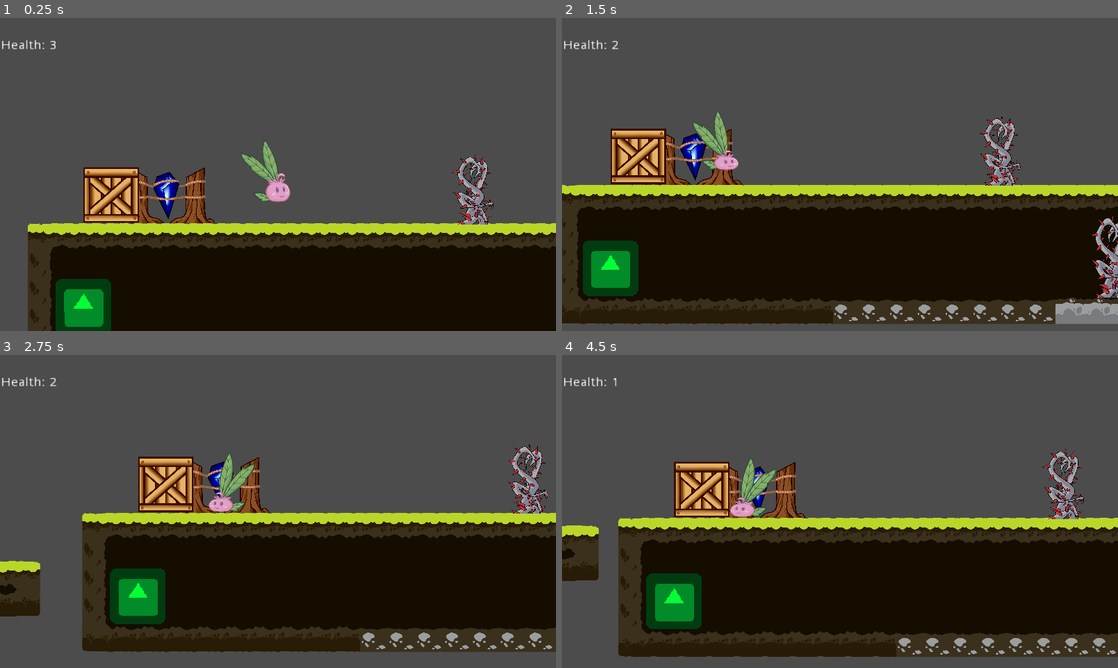
Above: before the commit, frames 1-4 (two rows, left to right).
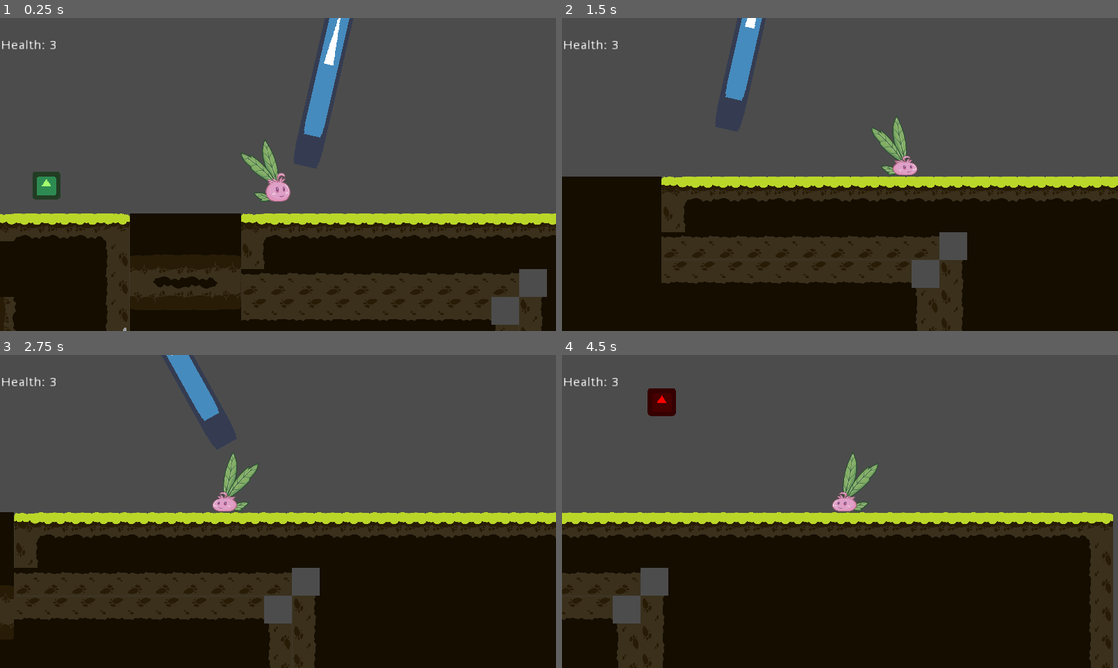
Above: after the commit, the same moments.

Repository: DamianKoch1/OnionsAdventure
Game: Godot game, scene res://Levels/Prototype.tscn
The game is run twice, just before and just after one commit, with the same random seed, the same clock (stepped at 60 frames per second) and the same inputs. The engine's default icon, where the game draws it, is replaced by a stand-in: a white triangle on a blue panel in a dark square.
Inputs:
- Up to frame 1 (0.25 s): no input
- Up to frame 2 (1.5 s): hold Right (ui_right) from 0.53 s (still down); tap Space (jump) at 0.6, 0.77, 1.07 s; tap E (push) at 1.35 s
- Up to frame 3 (2.75 s): tap Space (jump) at 1.52, 1.55, 1.82, 2.1 s; release Right (ui_right) at 2.03 s; hold Left (ui_left) from 2.03 s (still down)
- Up to frame 4 (4.5 s): release Left (ui_left) at 2.78 s; hold Right (ui_right) 2.78-4.28 s; tap E (push) at 2.85, 4.35 s; tap Space (jump) at 3.02, 3.05, 3.32, 3.6, 3.77, 4.07 s; hold Left (ui_left) from 4.28 s (still down)

The runs differ from the first frame. In frame 1, 28% of the frame differs, in the area x 0-100%, y 0-100%; in frame 2, 31%; in frame 3, 27%; in frame 4, 25%.

Commit message:
less glitchy rope iteration

Diff:
--- a/Enemies/Enemy.tscn
+++ b/Enemies/Enemy.tscn
@@ -88,6 +88,4 @@
 playback_speed = 1.0
 blend_times = [  ]
 
-[connection signal="body_entered" from="EnemyPath/Enemy/Area2D" to="EnemyPath" method="_on_Area2D_body_entered"]
-
 [connection signal="body_entered" from="EnemyPath/Enemy/Area2D" to="." method="_on_Area2D_body_entered"]
--- a/Levels/Prototype.tscn
+++ b/Levels/Prototype.tscn
@@ -63,7 +63,7 @@
 [node name="Onion" parent="." index="4" instance=ExtResource( 4 )]
 
 editor/display_folded = true
-position = Vector2( 288, 192 )
+position = Vector2( 1098.78, -52.8673 )
 z_index = 5
 z_as_relative = false
 _sections_unfolded = [ "Transform", "Z Index" ]
@@ -178,7 +178,7 @@
 
 [node name="Camera" parent="." index="10" instance=ExtResource( 9 )]
 
-position = Vector2( 320, 160 )
+position = Vector2( 431.551, 139.594 )
 scale = Vector2( 1.10689, 0.967083 )
 _sections_unfolded = [ "Transform" ]
 camSpeed = 0.05
@@ -209,6 +209,7 @@
 
 [node name="Sprite" parent="." index="16" instance=ExtResource( 15 )]
 
+editor/display_folded = true
 position = Vector2( 512, 216.91 )
 scale = Vector2( 0.0289622, 0.0262167 )
 texture = ExtResource( 16 )
@@ -225,6 +226,7 @@
 
 [node name="Sprite2" parent="." index="17" instance=ExtResource( 15 )]
 
+editor/display_folded = true
 position = Vector2( 639.613, 338.115 )
 scale = Vector2( 0.0289622, 0.0311587 )
 texture = ExtResource( 16 )
--- a/Objects/Rope/Rope.gd
+++ b/Objects/Rope/Rope.gd
@@ -9,3 +9,14 @@
 	if swingAmount >= 20*PI:
 		swingAmount = 0
 	rotation_degrees = swingDegrees*sin(swingAmount)
+
+func _on_Area2D_body_entered(body):
+	if body.name == "Onion":
+		body.state = body.climb
+		body.rope = self
+
+
+func _on_Area2D_body_exited(body):
+	if body.name == "Onion":
+		body.state = body.jump
+		body.bounce(abs(rotation_degrees)*20)
--- a/Objects/Rope/Rope.tscn
+++ b/Objects/Rope/Rope.tscn
@@ -6,7 +6,7 @@
 [sub_resource type="RectangleShape2D" id=1]
 
 custom_solver_bias = 0.0
-extents = Vector2( 32, 1.79111 )
+extents = Vector2( 32, 7.26522 )
 
 [node name="Rope" type="Node2D"]
 
@@ -23,18 +23,22 @@
 texture = ExtResource( 2 )
 _sections_unfolded = [ "Transform" ]
 
-[node name="StaticBody2D" type="StaticBody2D" parent="." index="1"]
+[node name="Area2D" type="Area2D" parent="." index="1"]
 
-input_pickable = false
-collision_layer = 1
-collision_mask = 1
-constant_linear_velocity = Vector2( 0, 0 )
-constant_angular_velocity = 0.0
-friction = 1.0
-bounce = 0.0
+input_pickable = true
+gravity_vec = Vector2( 0, 1 )
+gravity = 98.0
+linear_damp = 0.1
+angular_damp = 1.0
+audio_bus_override = false
+audio_bus_name = "Master"
 
-[node name="CollisionShape2D" type="CollisionShape2D" parent="StaticBody2D" index="0"]
+[node name="CollisionShape2D" type="CollisionShape2D" parent="Area2D" index="0"]
 
-position = Vector2( 0, 32 )
-scale = Vector2( 1, 0.890538 )
+position = Vector2( 0, 14.8638 )
+scale = Vector2( 1, 2.34235 )
 shape = SubResource( 1 )
+
+[connection signal="body_entered" from="Area2D" to="." method="_on_Area2D_body_entered"]
+
+[connection signal="body_exited" from="Area2D" to="." method="_on_Area2D_body_exited"]
--- a/Objects/Spawnpoint/Spawnpoint.gd
+++ b/Objects/Spawnpoint/Spawnpoint.gd
@@ -9,3 +9,6 @@
 func respawn():
 	if player.health > 0:
 		player.global_transform = global_transform
+		player.rotation_degrees = 0
+		player.global_scale.x = 0.5
+		player.global_scale.y = 0.5
--- a/Player/Onion.tscn
+++ b/Player/Onion.tscn
@@ -124,3 +124,21 @@
 anims/Onion_JumpUp = ExtResource( 11 )
 anims/Onion_Walk = ExtResource( 12 )
 blend_times = [  ]
+
+[node name="Area2D" type="Area2D" parent="." index="4"]
+
+input_pickable = true
+gravity_vec = Vector2( 0, 1 )
+gravity = 98.0
+linear_damp = 0.1
+angular_damp = 1.0
+monitorable = false
+audio_bus_override = false
+audio_bus_name = "Master"
+
+[node name="CollisionShape2D2" type="CollisionShape2D" parent="Area2D" index="0"]
+
+position = Vector2( 0, -32.2171 )
+scale = Vector2( 1, 0.989124 )
+shape = SubResource( 1 )
+_sections_unfolded = [ "Transform" ]
--- a/Player/Player.gd
+++ b/Player/Player.gd
@@ -15,6 +15,7 @@
 export var jumpheight = 550
 export var climbSpeed = 200
 
+var rope
 
 export var health = 3 setget setHealth, getHealth
 
@@ -67,15 +68,18 @@
 
 func _physics_process(delta):
 	if state != dead:
-		if state != climb:
-			rayUpdate()
 		if newAnim != anim:
 			anim = newAnim
 			$AnimationPlayer.play(anim)
-
 		if state != climb:
+			rayUpdate()
 			motion.y += gravity
 		elif state == climb:
+			if rope != null:
+				var transf = get_global_transform()
+				attachTo(rope)
+				set_global_transform(transf)
+				rope = null
 			if Input.is_action_pressed("ui_up"):
 				motion.y = -climbSpeed
 			elif Input.is_action_pressed("ui_down"):
@@ -114,20 +118,22 @@
 	motion = move_and_slide(motion, UP)
 
 func rayUpdate():
-	ray.force_raycast_update()
-	if ray.is_colliding():
-		var col = ray.get_collider()
-		if col.get_class() == "Area2D":
-			ray.add_exception(col)
-		if global_position.distance_to(ray.get_collision_point()) <= 30:
-			attachTo(col)
-		elif global_position.distance_to(ray.get_collision_point()) > 30:
+	if state != climb:
+		ray.force_raycast_update()
+		if ray.is_colliding():
+			var col = ray.get_collider()
+			if col.get_class() == "Area2D":
+				ray.add_exception(col)
+			else:
+				if global_position.distance_to(ray.get_collision_point()) <= 30:
+					attachTo(col)
+				elif global_position.distance_to(ray.get_collision_point()) > 30:
+					attachTo(worldNode)
+		else:
 			attachTo(worldNode)
-	else:
-		attachTo(worldNode)
 
 func attachTo(obj):
-	if obj.get_class() != "Area2D" && obj.get_class() != "KinematicBody2D":
+	if obj.get_class() != "KinematicBody2D":
 		var transf = get_global_transform()
 		get_parent().remove_child(self)
 		obj.add_child(self)
